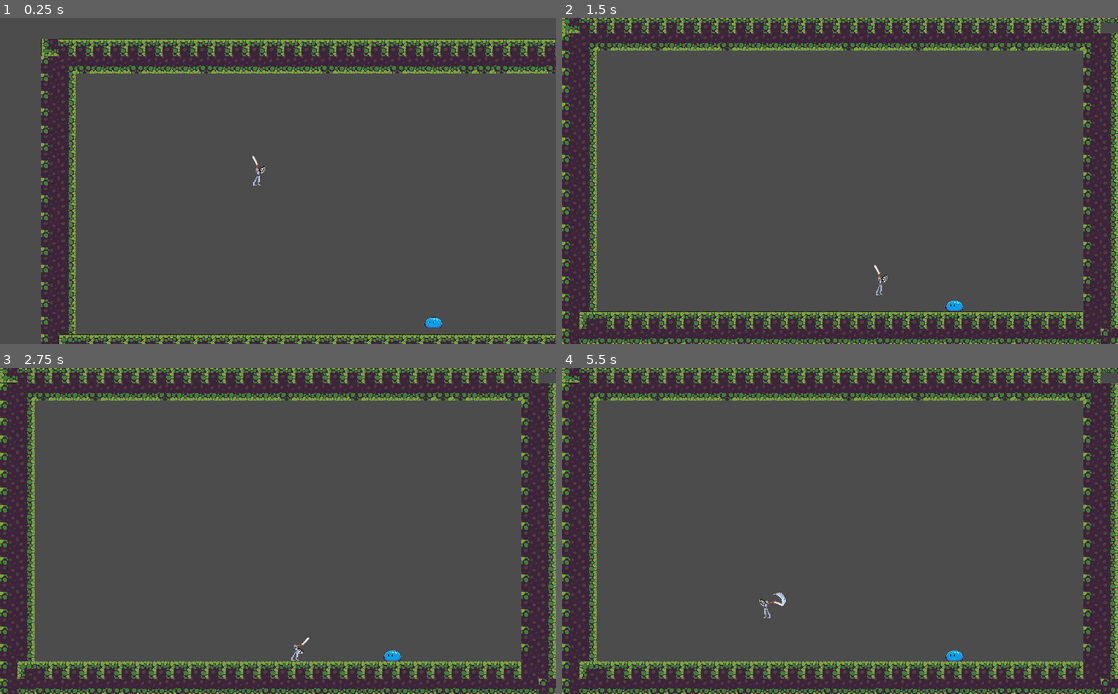
Above: before the commit, frames 1-4 (two rows, left to right).
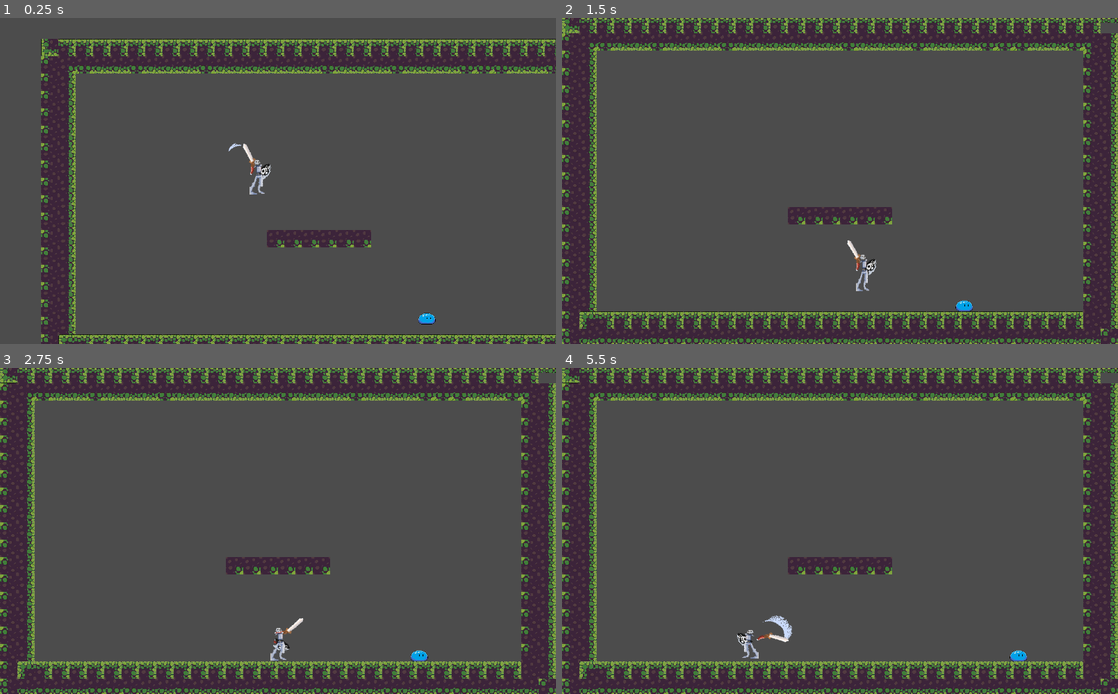
Above: after the commit, the same moments.

Repository: Sntx626/uol-gamejam-7
Game: Godot game, scene res://scenes/main_scene.tscn
Two runs of this game, one before a commit and one after it. Both use one fixed random seed, a clock stepped at 60 frames per second and the inputs below.
Inputs (mouse positions are in pixels of both pictures, inside the frame that each line leads up to):
- Up to frame 1 (0.25 s): no input
- Up to frame 2 (1.5 s): move the mouse to (962, 164) at 0.52 s; hold D (move_right) 0.53-1.28 s; hold W (jump) 0.53-1.28 s; click (962, 164) at 0.6 s; move the mouse to (728, 197) at 1.27 s; hold A (move_left) from 1.28 s (still down); tap W (jump) at 1.35 s
- Up to frame 3 (2.75 s): tap W (jump) at 1.52, 1.82 s; click (166, 547) at 1.55 s; move the mouse to (333, 459) at 2.02 s; release A (move_left) at 2.03 s; hold D (move_right) from 2.03 s (still down); hold W (jump) from 2.03 s (still down); click (333, 459) at 2.1 s
- Up to frame 4 (5.5 s): move the mouse to (812, 596) at 2.77 s; release W (jump) at 2.78 s; click (812, 596) at 2.85 s; tap W (jump) at 3.02, 3.32, 4.52, 4.82 s; move the mouse to (1006, 579) at 3.52 s; release D (move_right) at 3.53 s; hold W (jump) 3.53-4.28 s; hold A (move_left) from 3.53 s (still down); move the mouse to (673, 482) at 4.27 s; click (673, 482) at 4.35 s; move the mouse to (867, 531) at 5.02 s; hold W (jump) from 5.03 s (still down); click (867, 531) at 5.1 s

The runs differ from the first frame. In frame 1, 1.3% of the frame differs, in the area x 41-80%, y 38-96%; in frame 2, 1.3%; in frame 3, 1.3%; in frame 4, 1.5%, in the area x 31-84%, y 57-90%.

Commit message:
Added knockback

Diff:
--- a/src/Player.gd
+++ b/src/Player.gd
@@ -14,6 +14,7 @@
 export var max_horizonzal_speed := 480
 export var max_fall_speed := 1000
 export var jump_height := -700
+export var knockback := 600
 
 export var squash_speed := 0.05
 
@@ -53,7 +54,7 @@
 		yield(get_tree().create_timer(0.2), "timeout")
 		coyote_time = false
 	if (!touching_ground and (ground_ray.is_colliding() or ground_ray2.is_colliding())):
-		ani.scale = Vector2(1.1, 0.8)
+		ani.scale = Vector2(2.2, 1.6)
 	touching_ground = (ground_ray.is_colliding() or ground_ray2.is_colliding())
 	if (touching_ground):
 		is_jumping = false
@@ -106,9 +107,9 @@
 		if (Input.is_action_just_pressed("jump") or air_jump_pressed):
 			velocity.y = jump_height
 			touching_ground = false
-			ani.scale = Vector2(0.8, 1.1)
+			ani.scale = Vector2(1.6, 2.2)
 	else:
-		if (velocity.y < 0 and !Input.is_action_pressed("jump")):
+		if (velocity.y < 0 and !Input.is_action_pressed("jump") and is_jumping):
 			velocity.y = max(velocity.y, jump_height/2)
 		if (Input.is_action_just_pressed("jump")):
 			air_jump_pressed = true
@@ -126,7 +127,6 @@
 		velocity.x = max(velocity.x, 0)
 
 	velocity.y += (gravity * delta)
-
 	velocity.y = min(max_fall_speed, velocity.y)
 
 	motion.x = velocity.x
@@ -138,5 +138,25 @@
 	pass
 
 func apply_squash_squeeze():
-	ani.scale.x = lerp(ani.scale.x,1,squash_speed)
-	ani.scale.y = lerp(ani.scale.y,1,squash_speed)
+	ani.scale.x = lerp(ani.scale.x,2,squash_speed)
+	ani.scale.y = lerp(ani.scale.y,2,squash_speed)
+
+
+func _on_Hurtbox_area_entered(area):
+	if (area.is_in_group("hitbox")):
+		var knockpower = Vector2(-knockback, 0)
+		knockpower = knockpower.rotated(get_angle_to(area.get_parent().position))
+		knockpower *= Vector2(1, 1)
+		velocity = knockpower
+		blink()
+		blink()
+	pass # Replace with function body.
+
+func blink():
+	ani.visible = false
+	yield(get_tree().create_timer(0.05), "timeout")
+	ani.visible = true
+	yield(get_tree().create_timer(0.07), "timeout")
+	ani.visible = false
+	yield(get_tree().create_timer(0.01), "timeout")
+	ani.visible = true
--- a/src/Player.tscn
+++ b/src/Player.tscn
@@ -94,60 +94,77 @@
 } ]
 
 [sub_resource type="RectangleShape2D" id=4]
-extents = Vector2( 12, 31 )
+extents = Vector2( 25.5, 62 )
+
+[sub_resource type="RectangleShape2D" id=18]
+extents = Vector2( 27.5, 62 )
 
 [node name="KinematicBody2D" type="KinematicBody2D"]
 script = ExtResource( 1 )
 
 [node name="Arm1" type="AnimatedSprite" parent="."]
 position = Vector2( 2, -19 )
+scale = Vector2( 2, 2 )
 frames = SubResource( 3 )
-animation = "idle"
+animation = "hit"
+frame = 9
 playing = true
-offset = Vector2( 56, -45 )
+offset = Vector2( 59, -55 )
 script = ExtResource( 4 )
 
-[node name="Sword" type="CollisionShape2D" parent="Arm1"]
-position = Vector2( 43, -4.25 )
+[node name="SwordArea" type="Area2D" parent="Arm1" groups=["Sword"]]
+
+[node name="Sword" type="CollisionShape2D" parent="Arm1/SwordArea"]
+position = Vector2( 50, -3.5 )
 shape = SubResource( 6 )
 
 [node name="Arm2" type="AnimatedSprite" parent="."]
 position = Vector2( 2, -19 )
+scale = Vector2( 2, 2 )
 frames = SubResource( 5 )
 animation = "idle"
-offset = Vector2( -10, 16 )
+offset = Vector2( -10, 8 )
 script = ExtResource( 4 )
 
 [node name="PlayerSprite" type="AnimatedSprite" parent="."]
+scale = Vector2( 2, 2 )
 frames = SubResource( 2 )
 animation = "idle"
 
 [node name="CollisionShape2D" type="CollisionShape2D" parent="."]
-position = Vector2( -1, 1 )
+position = Vector2( -3.5, 2 )
 shape = SubResource( 4 )
 
 [node name="RayCastContainer" type="Position2D" parent="."]
 
 [node name="RayWallRight" type="RayCast2D" parent="RayCastContainer"]
-position = Vector2( 13, 31 )
+position = Vector2( 23, 64 )
 enabled = true
-cast_to = Vector2( 0, -64 )
+cast_to = Vector2( 0, -124 )
 collision_mask = 4
 
 [node name="RayWallLeft" type="RayCast2D" parent="RayCastContainer"]
-position = Vector2( -15, 32 )
+position = Vector2( -32, 64 )
 enabled = true
-cast_to = Vector2( 0, -64 )
+cast_to = Vector2( 0, -124 )
 collision_mask = 4
 
 [node name="RayGround2" type="RayCast2D" parent="RayCastContainer"]
-position = Vector2( -12, 39 )
+position = Vector2( -27, 68 )
 enabled = true
-cast_to = Vector2( 21, 0 )
+cast_to = Vector2( 47, 0 )
 collision_mask = 4
 
 [node name="RayGround" type="RayCast2D" parent="RayCastContainer"]
-position = Vector2( 0, 29 )
+position = Vector2( 0, 63 )
 enabled = true
 cast_to = Vector2( 0, 11 )
 collision_mask = 4
+
+[node name="Hurtbox" type="Area2D" parent="."]
+
+[node name="CollisionShape2D" type="CollisionShape2D" parent="Hurtbox"]
+position = Vector2( -3.5, 2 )
+shape = SubResource( 18 )
+
+[connection signal="area_entered" from="Hurtbox" to="." method="_on_Hurtbox_area_entered"]
--- a/src/objects/BlueSlime.tscn
+++ b/src/objects/BlueSlime.tscn
@@ -14,6 +14,9 @@
 [sub_resource type="RectangleShape2D" id=2]
 extents = Vector2( 32, 19.5 )
 
+[sub_resource type="RectangleShape2D" id=3]
+extents = Vector2( 34, 21 )
+
 [node name="KinematicBody2D" type="KinematicBody2D"]
 script = ExtResource( 2 )
 
@@ -25,3 +28,16 @@
 [node name="CollisionShape2D" type="CollisionShape2D" parent="."]
 position = Vector2( 0, 12.5 )
 shape = SubResource( 2 )
+
+[node name="GroundRayCast" type="RayCast2D" parent="."]
+enabled = true
+collision_mask = 4
+
+[node name="Area2D" type="Area2D" parent="." groups=["enemy", "hitbox"]]
+
+[node name="CollisionShape2D" type="CollisionShape2D" parent="Area2D"]
+position = Vector2( 0, 11 )
+shape = SubResource( 3 )
+
+[connection signal="area_entered" from="Area2D" to="." method="_on_Area2D_area_entered"]
+[connection signal="body_entered" from="Area2D" to="." method="_on_Area2D_body_entered"]
--- a/src/project.godot
+++ b/src/project.godot
@@ -16,6 +16,8 @@
 
 [display]
 
+window/size/test_width=1600
+window/size/test_height=1000
 window/dpi/allow_hidpi=true
 window/stretch/mode="2d"
 window/stretch/aspect="expand"
--- a/src/scenes/levels/level.tscn
+++ b/src/scenes/levels/level.tscn
@@ -11,12 +11,12 @@
 
 [node name="TileMap" type="TileMap" parent="."]
 tile_set = ExtResource( 1 )
-collision_layer = 4
+collision_layer = 5
 format = 1
-tile_data = PoolIntArray( -262152, 0, 65540, -262151, 0, 655 …(1662 unchanged characters)…  3, 458744, 0, 65536, 458745, 0, 3, 393238, 0, 65536, 393239, 0, 3, 524280, 0, 6 …(1388 unchanged characters)…
+tile_data = PoolIntArray( -262152, 0, 65540, -262151, 0, 655 …(1662 unchanged characters)…  3, 458744, 0, 65536, 458745, 0, 3, 393221, 0, 0, 393222, 0, 0, 393223, 0, 0, 393224, 0, 0, 393225, 0, 0, 393226, 0, 0, 393238, 0, 65536, 393239, 0, 3, 524280, 0, 6 …(1388 unchanged characters)…
 
 [node name="player" parent="." instance=ExtResource( 2 )]
 position = Vector2( 284, 138 )
 
 [node name="KinematicBody2D" parent="." instance=ExtResource( 4 )]
-position = Vector2( 934, 673 )
+position = Vector2( 902, 658 )
--- a/src/scripts/Arm1.gd
+++ b/src/scripts/Arm1.gd
@@ -8,12 +8,13 @@
 
 export var attackSpeed = 10
 export var attackDamage = 10
+export var knockback = 1000
 
 var is_swinging := false
 
 
 onready var parentAni = get_parent().get_node("PlayerSprite")
-onready var sword := $Sword
+onready var sword := $SwordArea/Sword
 
 func _ready():
 	pass # Replace with function body.
@@ -29,18 +30,23 @@
 		offset.x = offset.x * -1
 		if (sword):
 			sword.position.x = sword.position.x * -1
-	print()
 	rotate(get_angle_to(get_global_mouse_position())+deg2rad(180 if flip_h else -0))
+
 
 func _physics_process(delta):
 	handle_sword(delta)
 
 func handle_sword(var delta):
 	if (not is_swinging and Input.is_action_just_pressed("hit")):
-		print("Swing")
+		if ($SwordArea):
+			$SwordArea.monitorable = true
+			$SwordArea.monitoring = true
 		is_swinging = true
 		speed_scale = attackSpeed/10
 		play("hit")
 		yield(self, "animation_finished")
+		if ($SwordArea):
+			$SwordArea.monitorable = false
+			$SwordArea.monitoring = false
 		play("idle")
 		is_swinging = false
--- a/src/scripts/slime.gd
+++ b/src/scripts/slime.gd
@@ -2,7 +2,9 @@
 
 
 var velocity := Vector2()
-
+var direction := -1
+onready var ani = $AnimatedSprite
+onready var ground_ray_cast = $GroundRayCast
 # Declare member variables here. Examples:
 # var a = 2
 # var b = "text"
@@ -10,13 +12,50 @@
 
 # Called when the node enters the scene tree for the first time.
 func _ready():
+	direction = -1 if $AnimatedSprite.flip_h else 1
+
+	ground_ray_cast.position.x = $CollisionShape2D.shape.get_extents().x * direction
 	pass # Replace with function body.
 
 
 func _physics_process(delta):
+
+	if (is_on_wall() or not ground_ray_cast.is_colliding()):
+		direction *= -1
+		$AnimatedSprite.flip_h = not $AnimatedSprite.flip_h
+		ground_ray_cast.position.x = $CollisionShape2D.shape.get_extents().x * direction
+
+	var dif = 50 * direction - velocity.x
+	dif = min(50, abs(dif)) * sign(dif)
+	velocity.x += dif
 	velocity.y += 20
-	move_and_slide(velocity);
+	velocity = move_and_slide(velocity, Vector2.UP);
 
 # Called every frame. 'delta' is the elapsed time since the previous frame.
 #func _process(delta):
 #	pass
+
+
+func _on_Area2D_body_entered(body):
+	pass
+
+
+func _on_Area2D_area_entered(area):
+	if (area.is_in_group("Sword")):
+		var sword = area.get_parent()
+		if (sword.is_swinging):
+			var knockpower = Vector2(sword.knockback, 0)
+			knockpower = knockpower.rotated(get_angle_to(sword.position)+deg2rad(144))
+			velocity = knockpower
+			print(knockpower)
+			blink()
+			blink()
+
+func blink():
+	ani.visible = false
+	yield(get_tree().create_timer(0.05), "timeout")
+	ani.visible = true
+	yield(get_tree().create_timer(0.07), "timeout")
+	ani.visible = false
+	yield(get_tree().create_timer(0.01), "timeout")
+	ani.visible = true
Not shown: 1 places in src/Player.tscn that only renumber resources
Not shown: 1 places in src/objects/BlueSlime.tscn that only renumber resources
